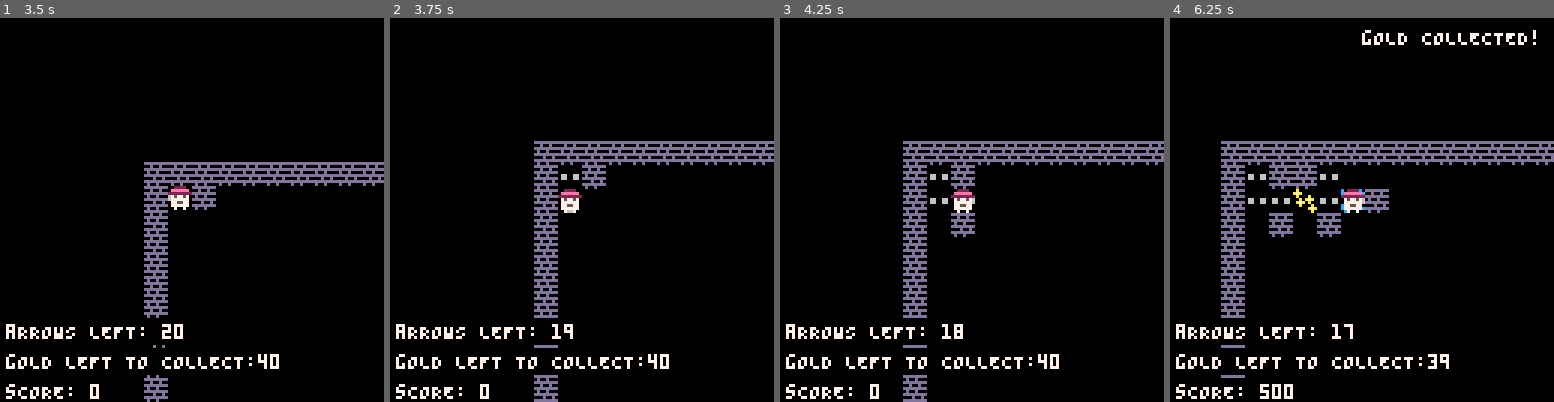
Above: before the commit, frames 1-4 (left to right).
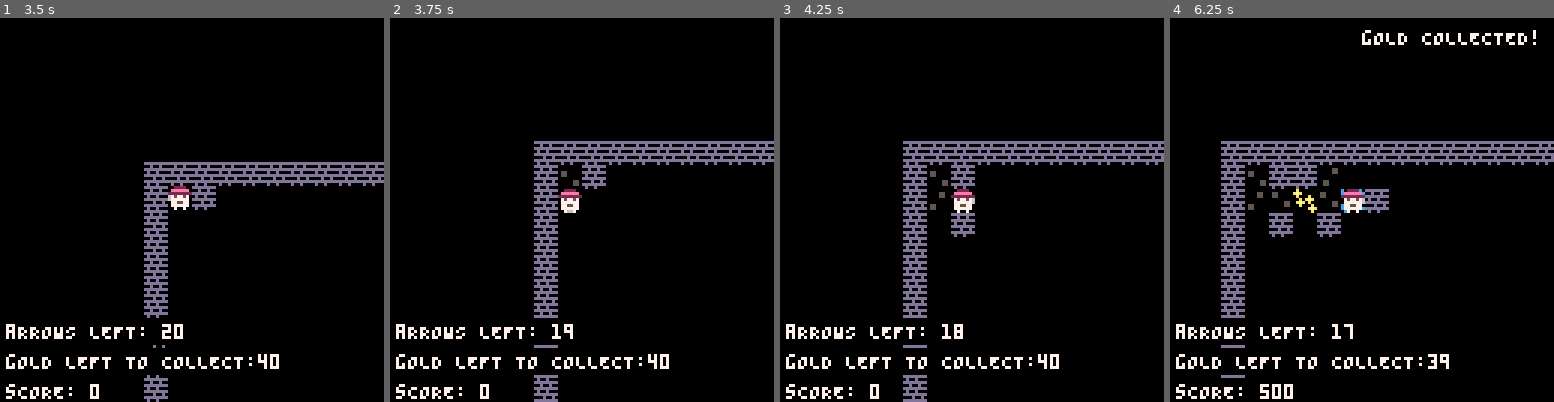
Above: after the commit, the same moments.

Repository: PaoloPortugal/wumpus-world
Game: PICO-8 cartridge wumpus-world.p8
Same seed, same stepped clock (60 frames per second), same inputs: the game is played once before the commit and once after it.
Inputs:
- Up to frame 1 (3.5 s): tap X (X key) at 0.33, 1.07, 1.85, 2.97 s; tap O (Z key) at 0.7, 1.7, 2.1, 2.5, 2.9, 3.3 s; hold Right 1.6-2.1 s; hold Up 2.15-2.42 s; hold Right 2.47-3.03 s; hold Left from 3.08 s (still down)
- Up to frame 2 (3.75 s): release Left at 3.58 s; hold Down from 3.63 s (still down); tap O (Z key) at 3.7 s
- Up to frame 3 (4.25 s): release Down at 3.97 s; hold Right from 4.02 s (still down); tap X (X key) at 4.08 s; tap O (Z key) at 4.1 s
- Up to frame 4 (6.25 s): tap O (Z key) every 0.4 s from 4.5 to 6.1 s; release Right at 4.68 s; hold Up 4.73-5.03 s; hold Left 5.08-5.68 s; tap X (X key) at 5.2 s; hold Down 5.73-6.03 s; hold Right from 6.08 s (still down)

Frame 1 is identical in both runs. In frame 2, less than 0.1% of the frame differs, in the area x 44-50%, y 39-44%; in frame 3, 0.2%; in frame 4, 0.5%, in the area x 20-44%, y 39-50%.

Commit message:
Added different footprints depending on the direction from which the player entered the tile

Diff:
--- a/wumpus-world.p8
+++ b/wumpus-world.p8
@@ -13,7 +13,6 @@
 FLAG_GLITTER = 2 -- 2**1
 FLAG_STENCH = 4 -- 2**2
 FLAG_BREEZE = 8 -- 2**3
-FLAG_VISITED = 16 -- 2**4
 
 -- sprite ids
 sprites={
@@ -36,9 +35,12 @@
 	player_pit=50,
 	player_wumpus=51,
 	wall=52,
-	footprint=17,
 	player_pit_for_anim=48,
-	player_wumpus_for_anim=49
+	player_wumpus_for_anim=49,
+	footprint_left=40,
+	footprint_right=41,
+	footprint_up=42,
+	footprint_down=43,
 }
 
 -- menu items
@@ -169,12 +171,14 @@
 		for j=1,n do
 			world[i][j]={
 				tile=nil,
-				flags=0 -- all flags off
+				flags=0, -- all flags off
+				came_from=nil
 			}
 		end
 	end
 
 	world[1][1].tile=0
+	world[1][1].came_from=2 -- itll look like the player entered from above
 
 	world.wumpus_amount=0
 	world.gold_amount=0
@@ -376,7 +380,7 @@
 
 	local arrows=ceil(world.wumpus_amount*1.25) -- lets give the player some more arrows than just the amount of wumpuses to account for guessing-required scenarios
 
-	local player={i=1,j=1,facing=3,arrows=arrows,score_lo=0,score_hi = 0} -- the player starts at spawn, facing down, with the arrows we defined before, with 0 score
+	local player={i=1,j=1,last_i=1,last_j=1,facing=3,arrows=arrows,score_lo=0,score_hi = 0} -- the player starts at spawn, facing down, with the arrows we defined before, with 0 score
 
 	return player
 
@@ -572,6 +576,8 @@
 	if new_i~=player.i or new_j~=player.j then
 
 		if world[new_i] and world[new_i][new_j] and world[new_i][new_j].tile~=nil then
+			player.last_i=player.i
+			player.last_j=player.j
 			player.i=new_i
 			player.j=new_j
 
@@ -589,20 +595,33 @@
 end
 
 function see_cell(player, world)
-	-- makes the cell the player stepped into visible
+-- makes the cell the player stepped into visible
 	local i=player.i
 	local j=player.j
 
-	world[i][j].flags=world[i][j].flags | FLAG_VISIBLE
-	world[i][j].flags=world[i][j].flags | FLAG_VISITED
-
-	for _,delta in ipairs({{1,0},{-1,0},{0,1},{0,-1}}) do
-		local adj_i=i+delta[1]
-		local adj_j=j+delta[2]
-
-		if world[adj_i] and world[adj_i][adj_j] and world[adj_i][adj_j].tile==nil then
-			world[adj_i][adj_j].flags=world[adj_i][adj_j].flags | FLAG_VISIBLE -- if an adjacent cell is a wall we make it visible as well
-		end
+	if world[i][j].flags & FLAG_VISIBLE == 0 then
+
+		world[i][j].flags=world[i][j].flags | FLAG_VISIBLE
+
+		if player.last_i<player.i then -- came from left
+			world[i][j].came_from=0
+		elseif player.last_i>player.i then -- came from right
+			world[i][j].came_from=1
+		elseif player.last_j<player.j then -- came from up
+			world[i][j].came_from=2
+		else -- player.last_j>player.j, came from down
+			world[i][j].came_from=3
+		end
+
+		for _,delta in ipairs({{1,0},{-1,0},{0,1},{0,-1}}) do
+			local adj_i=i+delta[1]
+			local adj_j=j+delta[2]
+
+			if world[adj_i] and world[adj_i][adj_j] and world[adj_i][adj_j].tile==nil then
+				world[adj_i][adj_j].flags=world[adj_i][adj_j].flags | FLAG_VISIBLE -- if an adjacent cell is a wall we make it visible as well
+			end
+		end
+
 	end
 end
 
@@ -1156,6 +1175,9 @@
 			tile_sprite=sprites.pit
 		else
 			tile_sprite=cell.flags
+			if tile_sprite==1 and cell.came_from~=nil then
+				tile_sprite=40+cell.came_from
+			end
 		end
 	end
 
@@ -1400,21 +1422,21 @@
 00000000000000000000000000a000a000000000b000bbb000000000b0a0bbb000000000c000ccc000000000c0a0ccc000000000b000bbb000000000b0a0bbb0
 00000000000000000000000000000a7a00000000bb0bb0bb00000000bb0bb0bb00000000cc0cc0cc00000000cc0cc0cc00000000bb0bb0bb00000000bb0bb0bb
 000000000000000000000000000000a0000000000bb00000000000000bb00000000000000cc00000000000000cc00000000000000bb00000000000000bb00000
-0000000000000000000000000a00000000000000b000bbb000000000b000bbb000000000c000ccc000000000c000ccc000000000c000ccc000000000c000ccc0
-000000000000000000000000a7a0000000000000bb0bb0bb00000000bb0bb0bb00000000cc0cc0cc00000000cc0cc0cc00000000cc0cc0cc00000000cc0cc0cc
-0000000000000000000000000a000a00000000000bb00000000000000bb00a00000000000cc00000000000000cc00a00000000000cc00000000000000cc00a00
-00000000066006600000000000a0a7a000000000000000000000000000a0a7a000000000000000000000000000a0a7a000000000000000000000000000a0a7a0
-0000000006600660000000000a7a0a000000000000000000000000000a7a0a000000000000000000000000000a7a0a000000000000000000000000000a7a0a00
-00000000000000000000000000a000a000000000b000bbb000000000b0a0bbb000000000c000ccc000000000c0a0ccc000000000b000bbb000000000b0a0bbb0
-00000000000000000000000000000a7a00000000bb0bb0bb00000000bb0bb0bb00000000cc0cc0cc00000000cc0cc0cc00000000bb0bb0bb00000000bb0bb0bb
-000000000000000000000000000000a0000000000bb00000000000000bb00000000000000cc00000000000000cc00000000000000bb00000000000000bb00000
+00000000000000000000000000000000000000000000000000000000000000000000000000000000000000000000000000000000000000000000000000000000
+00000000000000000000000000000000000000000000000000000000000000000000000000000000000000000000000000000000000000000000000000000000
+00000000000000000000000000000000000000000000000000000000000000000000000000000000000000000000000000000000000000000000000000000000
+00000000000000000000000000000000000000000000000000000000000000000000000000000000000000000000000000000000000000000000000000000000
+00000000000000000000000000000000000000000000000000000000000000000000000000000000000000000000000000000000000000000000000000000000
+00000000000000000000000000000000000000000000000000000000000000000000000000000000000000000000000000000000000000000000000000000000
+00000000000000000000000000000000000000000000000000000000000000000000000000000000000000000000000000000000000000000000000000000000
+00000000000000000000000000000000000000000000000000000000000000000000000000000000000000000000000000000000000000000000000000000000
 09999990000000000055550000222200000000000000000000066000000000000000000000000000000000000000000000000000000000000000000000000000
-9979979900000000051111500eeeeee0000000000000000000000000000000000000000000000000000000000000000000000000000000000000000000000000
-90999909007777005111111522222222000000000000000000000000000000000000000000000000000000000000000000000000000000000000000000000000
-9097790900aaaa005111111507577570600000000000000600000000000000000000000000000000000000000000000000000000000000000000000000000000
-90099009077777705111111507777770600000000000000600000000000000000000000000000000000000000000000000000000000000000000000000000000
-990000990aaaaaa05111111507755770000000000000000000000000000000000000000000000000000000000000000000000000000000000000000000000000
-09000090777777770511115007777770000000000000000000000000000000000000000000000000000000000000000000000000000000000000000000000000
+9979979900000000051111500eeeeee0000000000000000000000000000000000000550000000550055000000000000000000000000000000000000000000000
+90999909007777005111111522222222000000000000000000000000000000000000550000000550055000000550000000000000000000000000000000000000
+9097790900aaaa005111111507577570600000000000000600000000000000000000000000000000000000000550000000000000000000000000000000000000
+90099009077777705111111507777770600000000000000600000000000000000000000000000000000005500000000000000000000000000000000000000000
+990000990aaaaaa05111111507755770000000000000000000000000000000000550000000550000000005500000055000000000000000000000000000000000
+09000090777777770511115007777770000000000000000000000000000000000550000000550000000000000000055000000000000000000000000000000000
 90900909aaaaaaaa0055550000700700000000000000000000000000000660000000000000000000000000000000000000000000000000000000000000000000
 00dddd000999999080dddd0889999998dddddddd0000000000000000000000000000000000000000000000000000000000000000000000000000000000000000
 0deeeed09979979908eeee809879978900d00d000000000000000000000000000000000000000000000000000000000000000000000000000000000000000000
